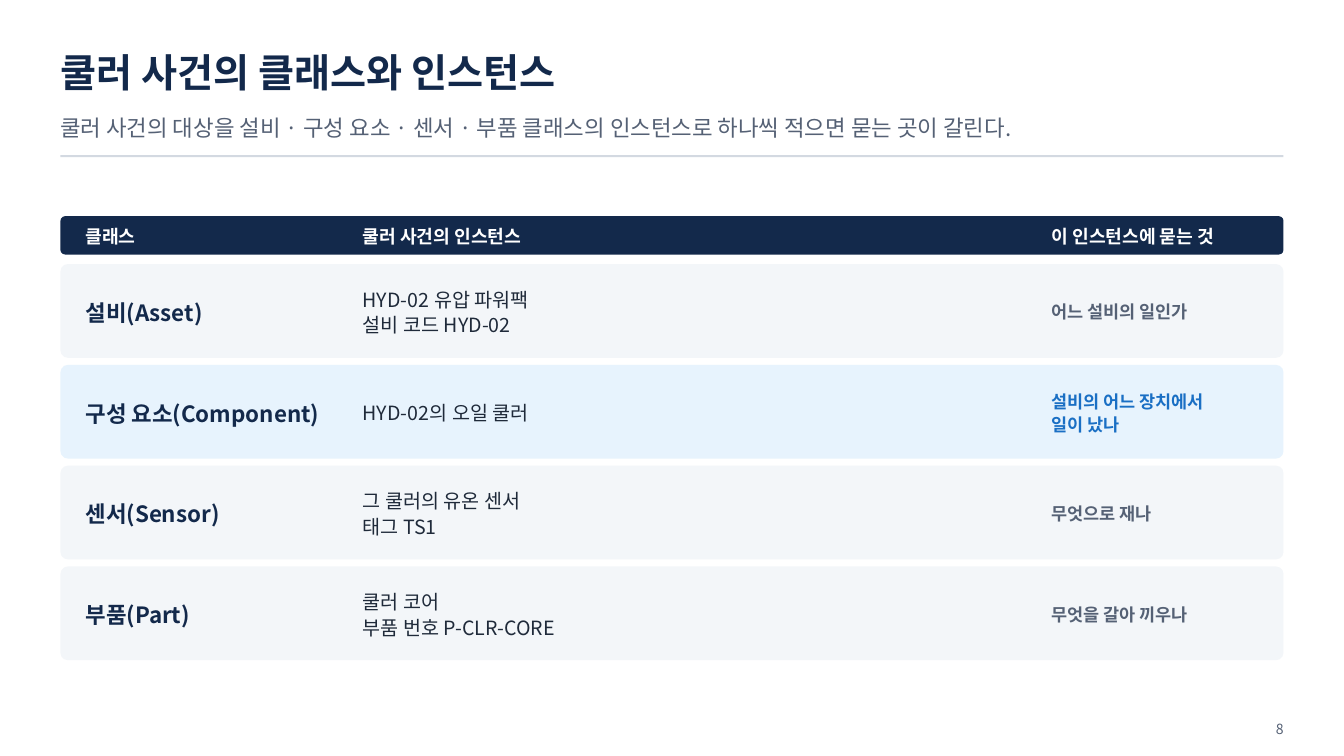
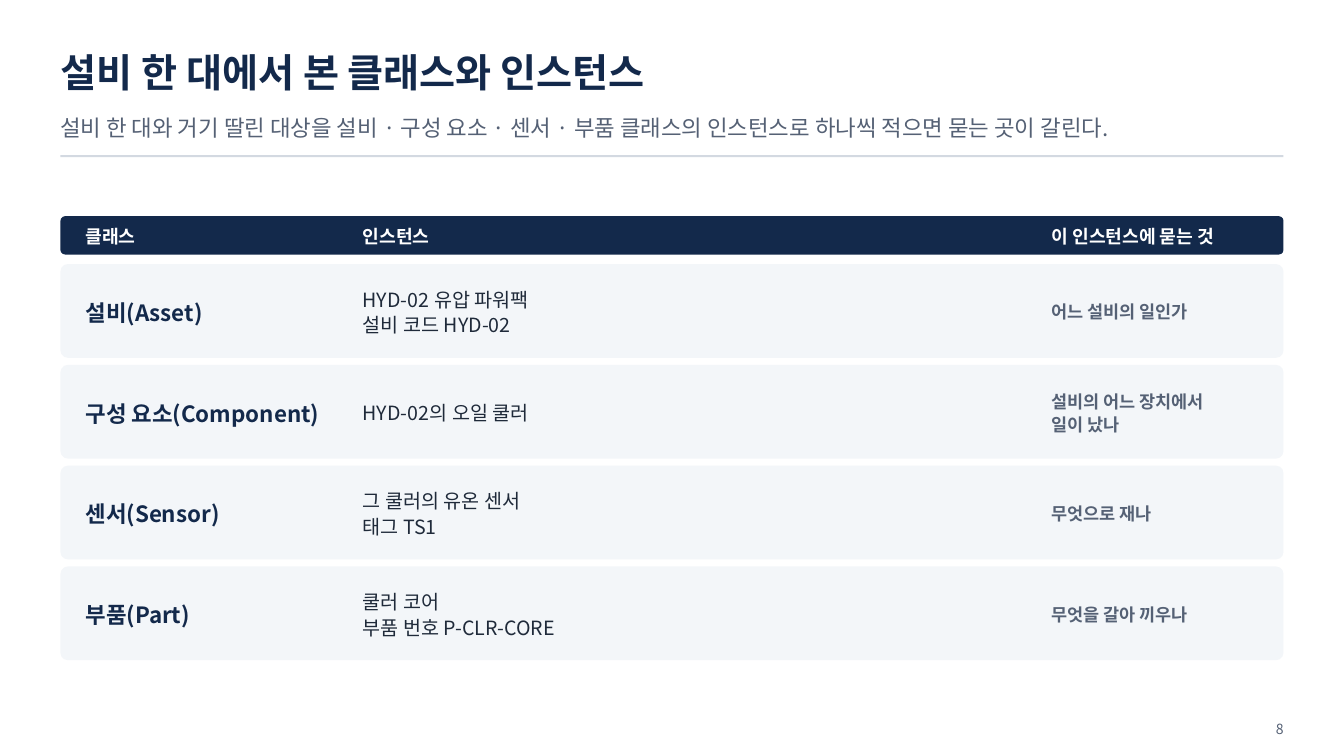
Before and after one commit to uengine-oss/hyd-iot-edu, a slide deck: slide 8 of workspace/강의제작/산출물/통합반/이론/02회차/통합반_02일차.pptx. Drawn at 1344x756 pixels with LibreOffice and Linux fonts; fonts in the diff are those of the drawing. Boxes give left, top, right and bottom in pixels: in the first picture for what was removed or moved away, otherwise in the second. Text is boxed around its words. In the diff, an @@ line names an element or a change of style, - is before the commit and + after.

Commit message:
통합 1 · 2회차 이론: 개수 · 순번만 세는 말 · 그림 꾸밈 설명 · 간지 첫 문장 싱크를 고치고(1회차 26장, 2회차 대본 · 노트, 확정 화면 고칠 거리와 32 · 33장 괄호 영문 · 굵게 16곳 · 「쿨러 사건에서」 칸 → 「예」), 적대 검토 지적까지 반영 · 대본 S-3 · S-10, 영상 V-2 · V-11 · V-13 · V-15(세 세션 판) · 배포 B-2를 유튜브.py로 올리는 길로 · 장닫음.py 줄 끝 LF

```diff
--- a/workspace/강의제작/산출물/통합반/이론/02회차/통합반_02일차.pptx
+++ b/workspace/강의제작/산출물/통합반/이론/02회차/통합반_02일차.pptx
@@ text at <box>60,54,645,91</box>: text changed @@
-쿨러 사건의 클래스와 인스턴스
+설비 한 대에서 본 클래스와 인스턴스
@@ text at <box>60,117,1108,138</box>: text changed @@
-쿨러 사건의 대상을 설비 · 구성 요소 · 센서 · 부품 클래스의 인스턴스로 하나씩 적으면 묻는 곳이 갈린다.
+설비 한 대와 거기 딸린 대상을 설비 · 구성 요소 · 센서 · 부품 클래스의 인스턴스로 하나씩 적으면 묻는 곳이 갈린다.
@@ text at <box>363,227,430,245</box>: text changed @@
-쿨러 사건의 인스턴스
+인스턴스
@@ rounded rectangle at <box>60,365,1284,459</box>: fill #E7F3FD to #F3F6F9 @@
@@ text "설비의 어느 장치에서" at <box>1051,393,1204,433</box>: text colour #1A6FC4 to #556175 @@
```
Also in this commit, not shown: 26 other slides changed, 23 other files.
